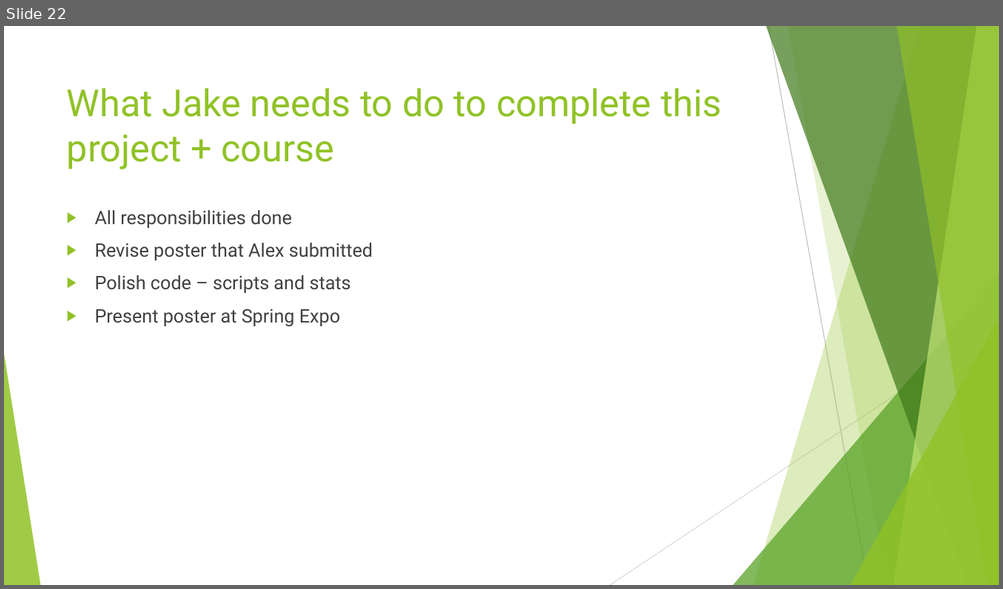
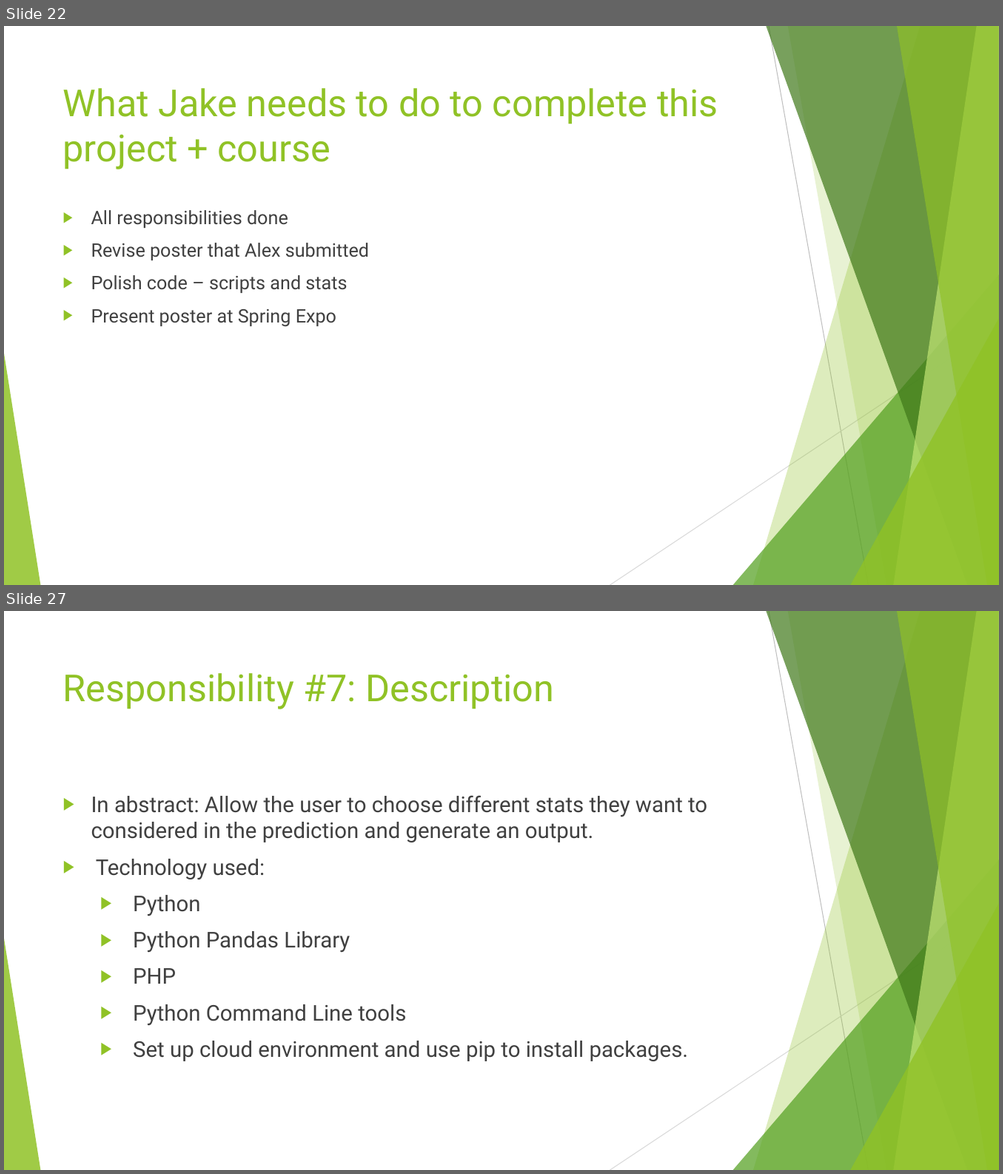
Before and after one commit to AlexDCraig/senior-capstone-project, a slide deck: FinalWinterTermProgressReport/FinalWinterTermDemo.pptx. Shown one above the other, each under a label of ours: slide 22 before the commit, slides 22 and 27 after it; the slides between them are not shown. The pictures are 1003x589 and 1003x1174 pixels, drawn with LibreOffice and Linux fonts; fonts in the diff are those of the drawing. Boxes give left, top, right and bottom in pixels: in the first picture for what was removed or moved away, otherwise in the second. Text is boxed around its words. In the diff, an @@ line names an element or a change of style, - is before the commit and + after.

```diff
--- a/FinalWinterTermProgressReport/FinalWinterTermDemo.pptx
+++ b/FinalWinterTermProgressReport/FinalWinterTermDemo.pptx
@@ slide 27 added at <box>4,611,999,1170</box>, background #FFFFFF; not listed: 10 template elements that a slide beside it also shows @@
@@ title added at <box>63,673,554,709</box>, 36 pt, text #90C226 @@
+Responsibility #7: Description
@@ text added at <box>91,795,707,1062</box>, 21 pt, text #404040 @@
+▶ In abstract: Allow the user to choose different stats they want to considered in the prediction and generate an output.
+▶ Technology used:
+  ▶ Python
+  ▶ Python Pandas Library
+  ▶ PHP
+  ▶ Python Command Line tools
+  ▶ Set up cloud environment and use pip to install packages.
@@ slide 22 changed as well @@
@@ title "What Jake needs to do ...": place and size @@
-title "What Jake needs to do ..." at <box>67,88,721,170</box>
+title "What Jake needs to do ..." at <box>63,88,717,170</box>
@@ text "All responsibilities done": place and size @@
-text "All responsibilities done" at <box>95,210,373,327</box>
+text "All responsibilities done" at <box>91,210,369,327</box>
```
Also in this commit, not shown: 21 other slides changed, 7 other slides added.
